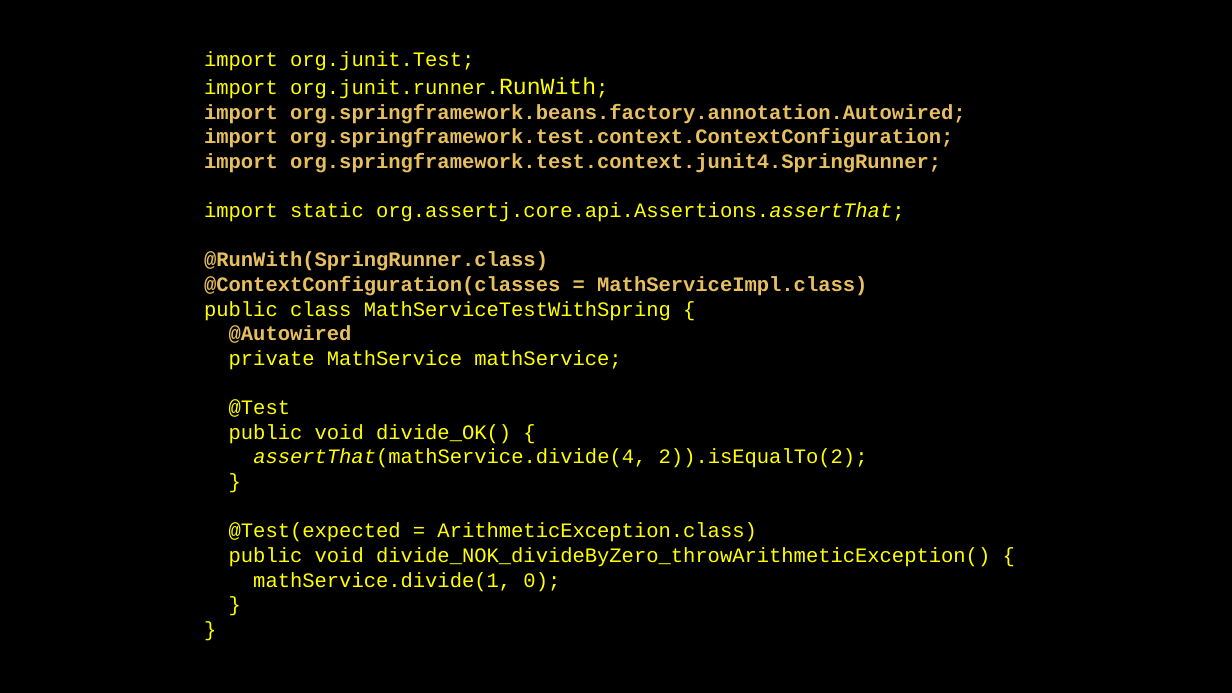
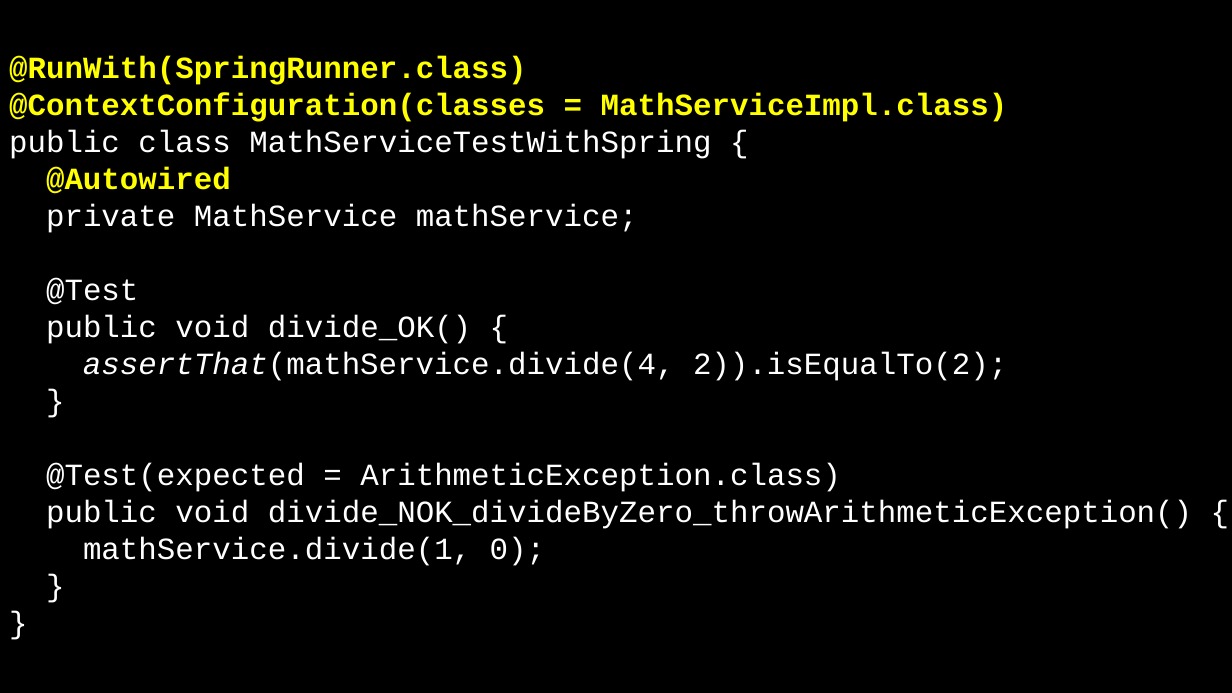
Before and after one commit to jack-geronimo/spring-boot-test-meetup, a slide deck: slide 9 of meetup-presentation.pptx (slide 7 before the commit). Drawn at 1232x693 pixels with LibreOffice and Linux fonts; fonts in the diff are those of the drawing; background and template pictures are left out. Boxes give left, top, right and bottom in pixels: in the first picture for what was removed or moved away, otherwise in the second. Text is boxed around its words. In the diff, an @@ line names an element or a change of style, - is before the commit and + after.

```diff
--- a/meetup-presentation.pptx
+++ b/meetup-presentation.pptx
@@ text at <box>9,56,1192,566</box>: text changed; size 16 to 24 pt; text colour #FFFF00 to #FFFFFF @@
-import org.junit.Test;
-import org.junit.runner.RunWith;
-import org.springframework.beans.factory.annotation.Autowired;
-import org.springframework.test.context.ContextConfiguration;
-import org.springframework.test.context.junit4.SpringRunner;
-import static org.assertj.core.api.Assertions.assertThat;
-@RunWith(SpringRunner.class)
-@ContextConfiguration(classes = MathServiceImpl.class)
-public class MathServiceTestWithSpring {
-@Autowired
-private MathService mathService;
-@Test
-public void divide_OK() {
-assertThat(mathService.divide(4, 2)).isEqualTo(2);
-}
-@Test(expected = ArithmeticException.class)
-public void divide_NOK_divideByZero_throwArithmeticException() {
-mathService.divide(1, 0);
-}
-}
+@RunWith(SpringRunner.class)
+@ContextConfiguration(classes = MathServiceImpl.class)
+public class MathServiceTestWithSpring {
+@Autowired
+private MathService mathService;
+@Test
+public void divide_OK() {
+assertThat(mathService.divide(4, 2)).isEqualTo(2);
+}
+@Test(expected = ArithmeticException.class)
+public void divide_NOK_divideByZero_throwArithmeticException() {
+mathService.divide(1, 0);
+}
+}
```
Also in this commit, not shown: 12 other slides changed, 3 slides added, 1 slide removed.
